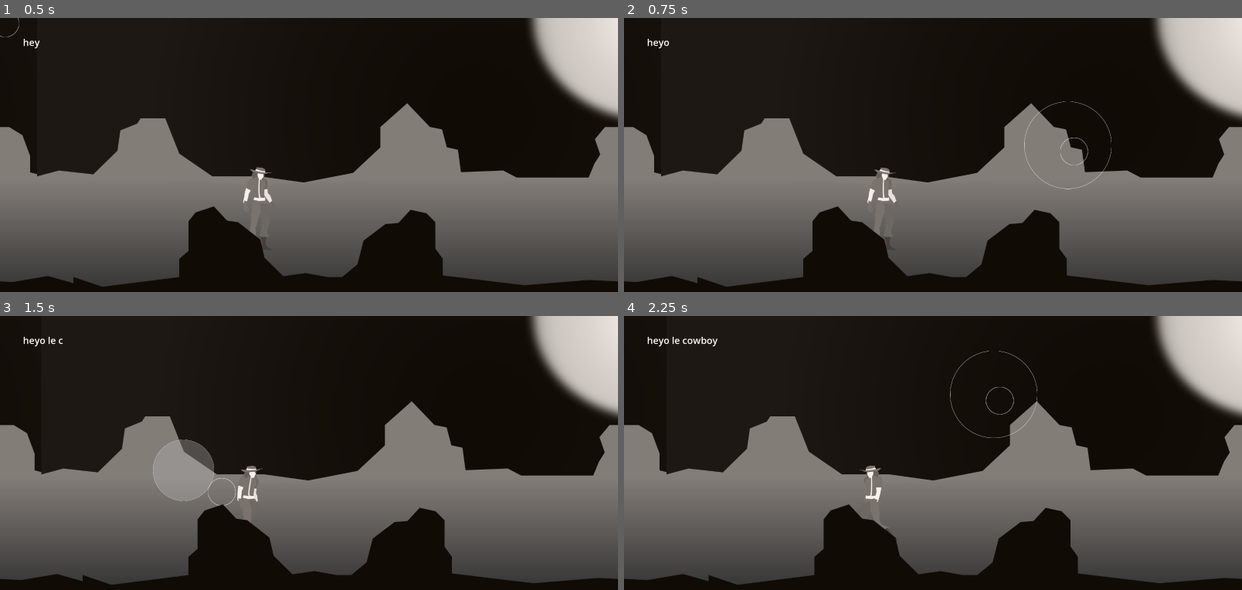
Above: before the commit, frames 1-4 (two rows, left to right).
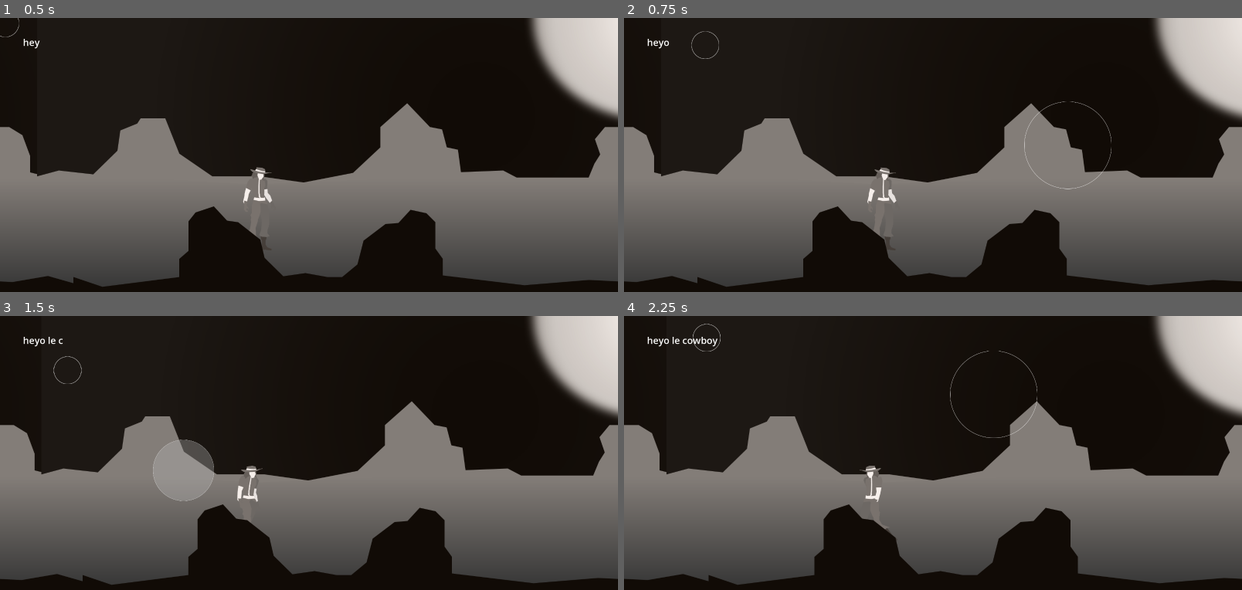
Above: after the commit, the same moments.

Repository: leo-nach/OffSeasonStart
Game: Godot game, scene res://level_scene.tscn
Two runs of this game, one before a commit and one after it. Both use one fixed random seed, a clock stepped at 60 frames per second and the inputs below.
Inputs (mouse positions are in pixels of both pictures, inside the frame that each line leads up to):
- Up to frame 1 (0.5 s): no input
- Up to frame 2 (0.75 s): move the mouse to (1068, 146) at 0.52 s; click (1068, 146) at 0.67 s
- Up to frame 3 (1.5 s): drag from (185, 472) to (278, 516) at 1.27 s
- Up to frame 4 (2.25 s): move the mouse to (994, 395) at 2.02 s; click (994, 395) at 2.17 s

Frame 1 is identical in both runs. In frame 2, less than 0.1% of the frame differs, in the area x 10-76%, y 4-54%; in frame 3, less than 0.1%; in frame 4, less than 0.1%, in the area x 11-64%, y 2-37%.

Commit message:
Update joystick.gd

Diff:
--- a/joystick.gd
+++ b/joystick.gd
@@ -23,7 +23,17 @@
 			drag = false
 			touchpos = Vector2.ZERO
 			direction = 0
-	if drag==true:touchpos = event.position
+	if drag==true:
+		touchpos = event.position
+
+
+func _process(delta):
+	var distance = $Control.global_position.distance_to(touchpos)
+
+
+	$Control2.global_position = touchpos.limit_length(300)
+	direction = Vector2(touchpos-position).normalized()
+	input_dir.emit(direction)
 
 func _display_UI_back():
 	$Control.scale = Vector2.ONE
@@ -32,8 +42,3 @@
 	tween.tween_property($Control,"scale",Vector2(.5,.5),.2)
 	await tween.finished
 	$Control/TextureRect2.visible =true
-
-func _process(delta):
-	$Control2.global_position = touchpos
-	direction = Vector2(touchpos-position).normalized()
-	input_dir.emit(direction)
